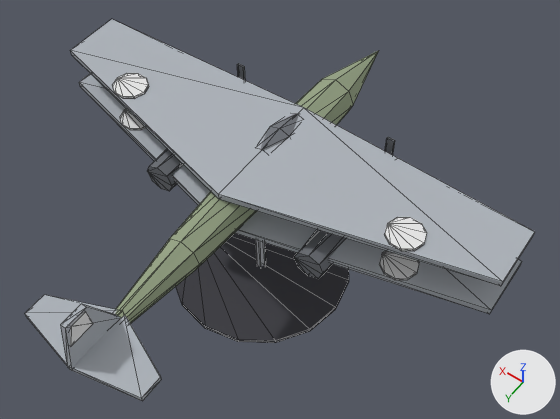
Before and after pictures for a commit that changed the glTF model csharp/Unciv.Godot/Packs/units/models/unit/Great War Bomber.glb.
Camera for both pictures: a 50 mm lens placed at (-0.667, 0.853, 1.607), pointed at (-0.047, -0.015, 0.242). Arrows for +X, +Y and +Z are at lower right; the lights stay in place. The picture after the commit comes second. Mesh edges are drawn as thin lines. Vertices at exactly the same position are counted once.

The first picture shows 'Body'.
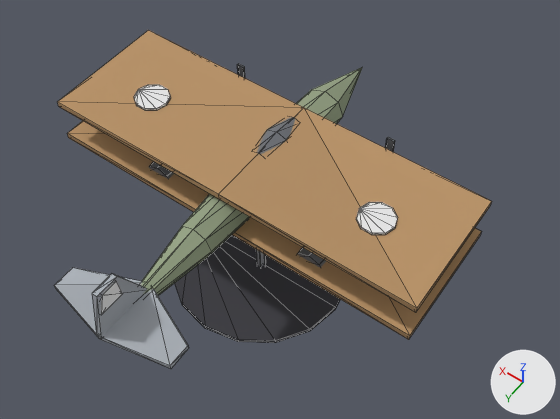
The change, as a list of edits to the scene's bpy script:
```text
Change mat_dark:
    where n0 = _N.new('ShaderNodeBsdfPrincipled'); n0.name = 'Principled BSDF'
    remove n0.inputs[0].default_value = (0.16, 0.17, 0.19, 1.0)  # 'Base Color', grey #6f7379
    add n2 = _N.new('ShaderNodeMix'); n2.name = 'Mix'
    add n2.data_type = 'RGBA'
    add n2.blend_type = 'MULTIPLY'
    add n2.inputs[0].default_value = 1.0  # 'Factor'
    add n2.inputs[7].default_value = (0.16, 0.17, 0.19, 1.0)  # 'B', grey #6f7379
    add n3 = _N.new('ShaderNodeVertexColor'); n3.name = 'Color Attribute'
    add _L.new(n2.outputs[2], n0.inputs[0])  # 'Result' to 'Base Color'
    add _L.new(n3.outputs[0], n2.inputs[6])  # 'Color' to 'A'
Change mat_grey:
    where n0 = _N.new('ShaderNodeBsdfPrincipled'); n0.name = 'Principled BSDF'
    remove n0.inputs[0].default_value = (0.42, 0.45, 0.49, 1.0)  # 'Base Color', grey #adb3ba
    add n2 = _N.new('ShaderNodeMix'); n2.name = 'Mix'
    add n2.data_type = 'RGBA'
    add n2.blend_type = 'MULTIPLY'
    add n2.inputs[0].default_value = 1.0  # 'Factor'
    add n2.inputs[7].default_value = (0.42, 0.45, 0.49, 1.0)  # 'B', grey #adb3ba
    add n3 = _N.new('ShaderNodeVertexColor'); n3.name = 'Color Attribute'
    add _L.new(n2.outputs[2], n0.inputs[0])  # 'Result' to 'Base Color'
    add _L.new(n3.outputs[0], n2.inputs[6])  # 'Color' to 'A'
Change mat_olive:
    where n0 = _N.new('ShaderNodeBsdfPrincipled'); n0.name = 'Principled BSDF'
    remove n0.inputs[0].default_value = (0.3, 0.36, 0.23, 1.0)  # 'Base Color', greyish green #95a284
    add n2 = _N.new('ShaderNodeMix'); n2.name = 'Mix'
    add n2.data_type = 'RGBA'
    add n2.blend_type = 'MULTIPLY'
    add n2.inputs[0].default_value = 1.0  # 'Factor'
    add n2.inputs[7].default_value = (0.3, 0.36, 0.23, 1.0)  # 'B', greyish green #95a284
    add n3 = _N.new('ShaderNodeVertexColor'); n3.name = 'Color Attribute'
    add _L.new(n2.outputs[2], n0.inputs[0])  # 'Result' to 'Base Color'
    add _L.new(n3.outputs[0], n2.inputs[6])  # 'Color' to 'A'
Change mat_steel:
    where n0 = _N.new('ShaderNodeBsdfPrincipled'); n0.name = 'Principled BSDF'
    remove n0.inputs[0].default_value = (0.58, 0.6, 0.64, 1.0)  # 'Base Color', light grey #c8cbd1
    add n2 = _N.new('ShaderNodeMix'); n2.name = 'Mix'
    add n2.data_type = 'RGBA'
    add n2.blend_type = 'MULTIPLY'
    add n2.inputs[0].default_value = 1.0  # 'Factor'
    add n2.inputs[7].default_value = (0.58, 0.6, 0.64, 1.0)  # 'B', light grey #c8cbd1
    add n3 = _N.new('ShaderNodeVertexColor'); n3.name = 'Color Attribute'
    add _L.new(n2.outputs[2], n0.inputs[0])  # 'Result' to 'Base Color'
    add _L.new(n3.outputs[0], n2.inputs[6])  # 'Color' to 'A'
Add mat_hide:
    mat_hide = bpy.data.materials.new('Hide')
    # nodes: BsdfPrincipled, Mix, OutputMaterial, VertexColor
    # colours: brown #bc9569, mixed with the vertex colours
Change me_body:
    remove me_body.from_pydata(...)  # 349 vertices, 604 faces; spans x -0.55..0.55, y -0.5..0.56, z 0.0..0.47
    add me_body.from_pydata(...)  # 349 vertices, 604 faces; spans x -0.45..0.45, y -0.425..0.485, z 0.0..0.47
    me_body part 1: the loose piece of 20 vertices spanning x -0.392..-0.312, y -0.038..0.038, z 0.306..0.312 is moved by (0.064, 0.0, 0.0)
    me_body part 2: the loose piece of 20 vertices spanning x 0.312..0.392, y -0.038..0.038, z 0.306..0.312 is moved by (-0.064, 0.0, 0.0)
    me_body part 3: the loose piece of 20 vertices spanning x -0.392..-0.312, y -0.038..0.038, z 0.407..0.412 is moved by (0.064, 0.0, 0.0)
    me_body part 4: the loose piece of 20 vertices spanning x 0.312..0.392, y -0.038..0.038, z 0.407..0.412 is moved by (-0.064, 0.0, 0.0)
    me_body part 5: the loose piece of 8 vertices spanning x -0.007..0.007, y 0.49..0.545, z 0.416..0.464 is moved by (0.0, -0.075, 0.0)
    me_body part 6: the loose piece of 26 vertices spanning x -0.035..0.035, y -0.17..0.01, z 0.358..0.418 is moved by (0.0, 0.012, 0.0)
    me_body part 7: the loose piece of 33 vertices spanning x -0.06..0.06, y -0.5..0.5, z 0.28..0.4 is scaled about its middle by (1, 0.85, 1)
    me_body part 8: 24 of 349 vertices moved; they spanned x -0.55..0.55, y -0.17..0.13, z 0.292..0.407 and now span x -0.45..0.144, y -0.17..0.485, z 0.292..0.47; mean shift (-0.037, 0.388, 0.012); largest move (0.55, -0.01, 0.393) -> (-0.45, -0.17, 0.292)
    me_body part 9: 20 of 349 vertices moved; they spanned x -0.144..0.144, y 0.42..0.56, z 0.344..0.47 and now span x -0.45..0.45, y -0.17..0.13, z 0.292..0.407; mean shift (0.045, -0.492, -0.014); largest move (-0.144, 0.53, 0.356) -> (0.45, -0.17, 0.292)
    me_body part 10: 4 faces spanning x -0.45..0.0, y -0.17..0.13, z 0.292..0.407 switch from mat_grey (grey #adb3ba) to mat_hide
    other edits to the shape of me_body do not show in these pictures
```

Where the change shows, as pixel boxes (x1, y1, x2, y2) in the pictures (560 x 419 px; the box of a moved part takes in the faces that stretch with it):
'Body', recoloured, reshaped (grey to brown, 14% narrower, 11% shorter)
    before: (25, 19, 535, 401)
    after: (54, 30, 492, 369)
part 1 of me_body, moved or reshaped (not visible afterwards)
    before: (379, 251, 419, 280)
part 2 of me_body, moved or reshaped (not visible afterwards)
    before: (120, 109, 146, 130)
part 3 of me_body, moved or reshaped
    before: (385, 217, 427, 251)
    after: (356, 202, 398, 235)
part 4 of me_body, moved or reshaped
    before: (113, 73, 149, 99)
    after: (134, 85, 170, 110)
part 5 of me_body, moved or reshaped
    before: (70, 311, 93, 346)
    after: (101, 281, 123, 315)
part 6 of me_body, moved or reshaped
    before: (260, 114, 299, 151)
    after: (257, 117, 295, 154)
part 7 of me_body, moved or reshaped
    before: (115, 50, 379, 324)
    after: (141, 67, 363, 296)
part 8 of me_body, moved or reshaped
    before: (71, 19, 535, 314)
    after: (54, 268, 189, 369)
part 9 of me_body, moved or reshaped
    before: (25, 295, 161, 401)
    after: (58, 30, 492, 338)
part 10 of me_body, recoloured
    before: (83, 304, 116, 316)
    after: (225, 198, 417, 340)
